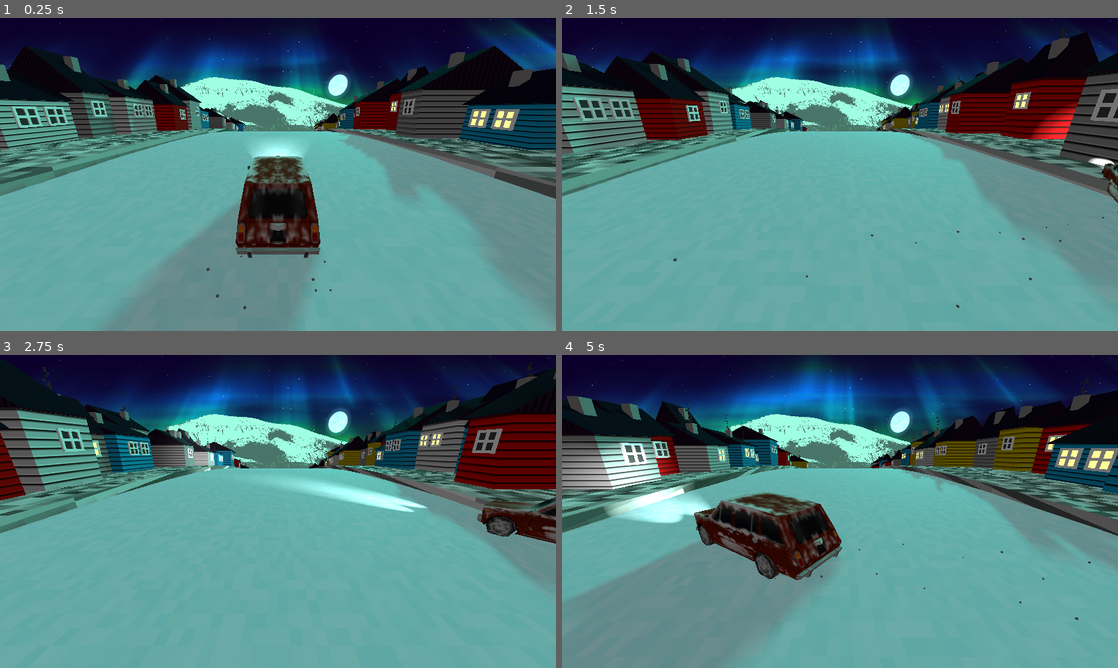
Above: before the commit, frames 1-4 (two rows, left to right).
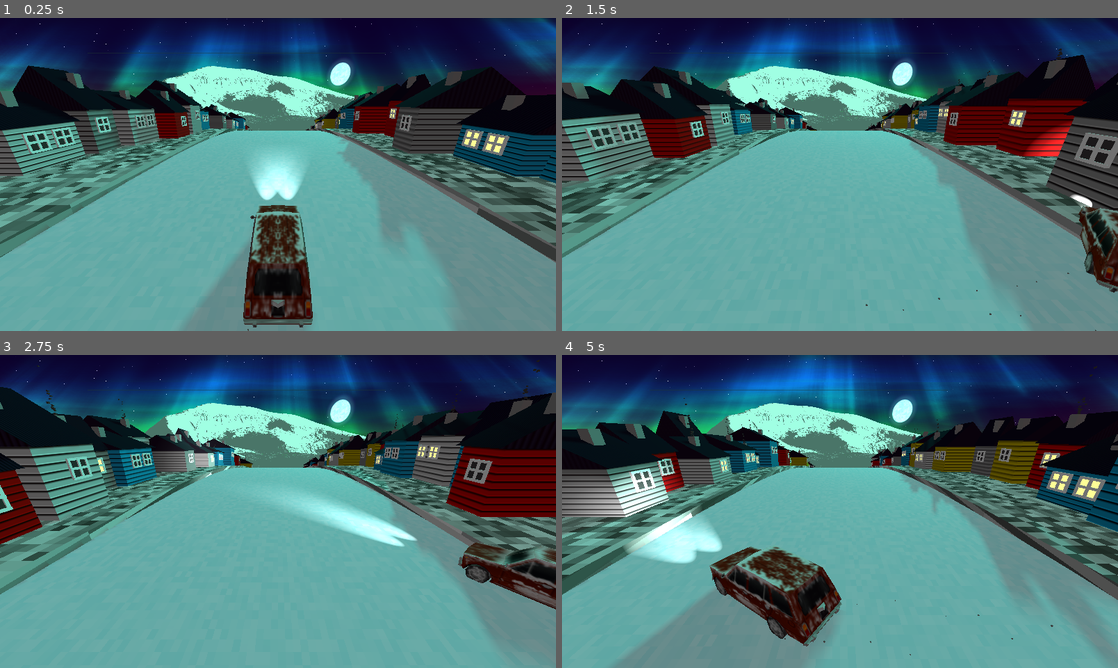
Above: after the commit, the same moments.

Repository: bjornarprytz/waves
Game: Godot game, scene res://main.tscn
Same seed, same stepped clock (60 frames per second), same inputs: the game is played once before the commit and once after it.
Inputs:
- Up to frame 1 (0.25 s): no input
- Up to frame 2 (1.5 s): hold Right (steer_right) 0.53-1.28 s; hold A (steer_left) from 1.28 s (still down)
- Up to frame 3 (2.75 s): release A (steer_left) at 2.03 s; hold Right (steer_right) from 2.03 s (still down)
- Up to frame 4 (5 s): release Right (steer_right) at 3.53 s; hold A (steer_left) from 3.53 s (still down)

The runs differ from the first frame. In frame 1, 47% of the frame differs, in the area x 0-100%, y 0-100%; in frame 2, 40%; in frame 3, 42%; in frame 4, 55%.

Commit message:
Camera adjustment

Diff:
--- a/src/main.tscn
+++ b/src/main.tscn
@@ -45,7 +45,7 @@
 
 [node name="Camera" type="Camera3D" parent="."]
 unique_name_in_owner = true
-transform = Transform3D(1, 0, 0, 0, 0.9598151, 0.28063318, 0, -0.28063318, 0.9598151, 0, 0, 0)
+transform = Transform3D(1, 0, 0, 0, 0.9429557, 0.3329183, 0, -0.3329183, 0.9429557, 0, 0.9204564, 0)
 
 [node name="Ground" parent="." instance=ExtResource("2_0xm2m")]
 unique_name_in_owner = true
